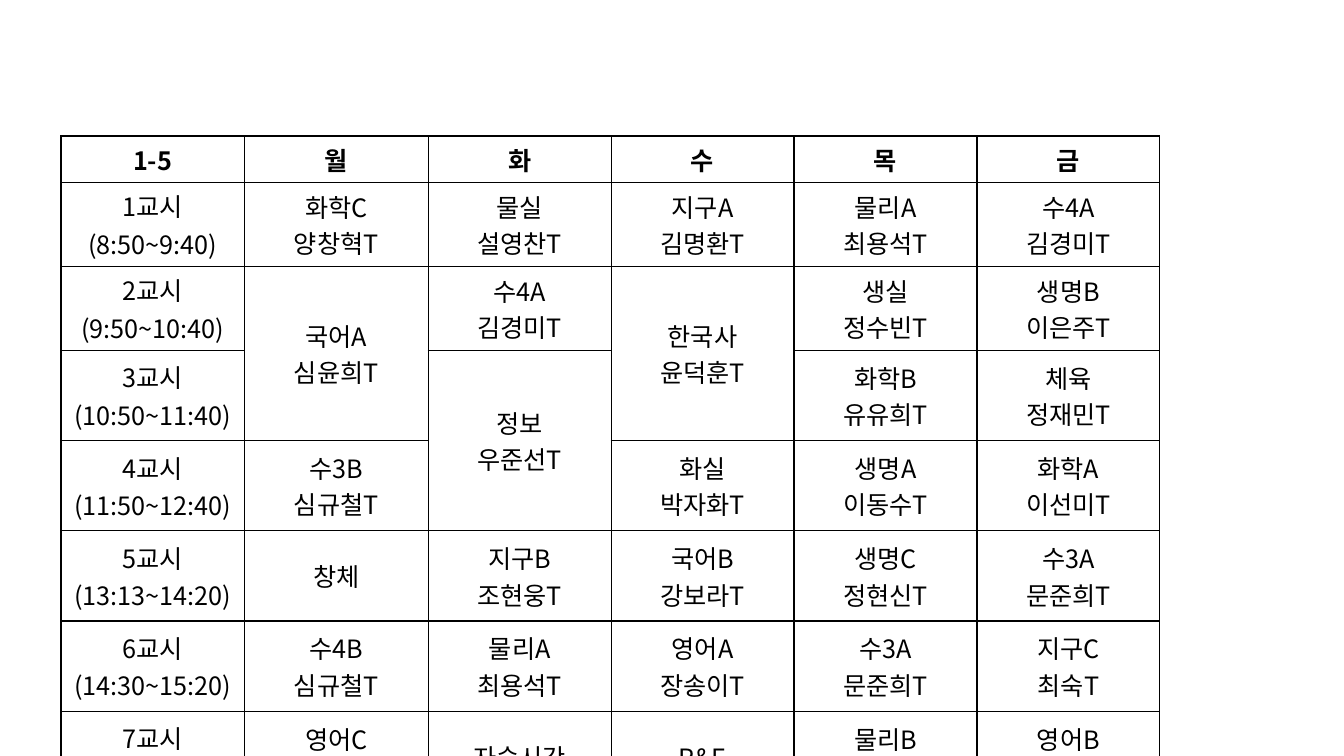
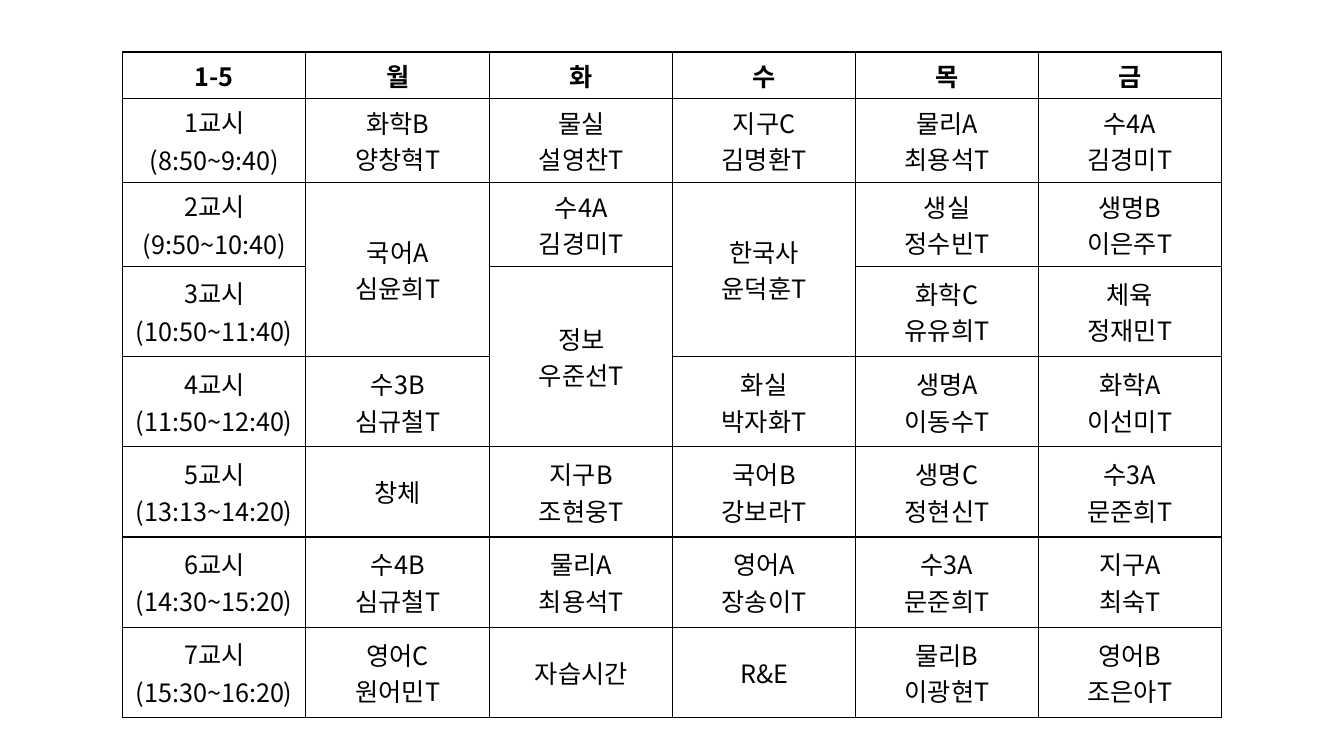
Before and after one commit to SaltCaramel/GSA2022RNE, a slide deck: slide 5 of Website/front/알앤이 시간표.pptx. Drawn at 1344x756 pixels with LibreOffice and Linux fonts; fonts in the diff are those of the drawing. Boxes give left, top, right and bottom in pixels: in the first picture for what was removed or moved away, otherwise in the second. Text is boxed around its words. In the diff, an @@ line names an element or a change of style, - is before the commit and + after.

```diff
--- a/Website/front/알앤이 시간표.pptx
+++ b/Website/front/알앤이 시간표.pptx
@@ table at <box>123,52,1220,711</box> @@
-row 2, column 2: 화학C / 양창혁T
+row 2, column 2: 화학B / 양창혁T
-row 2, column 4: 지구A / 김명환T
+row 2, column 4: 지구C / 김명환T
-row 4, column 5: 화학B / 유유희T
+row 4, column 5: 화학C / 유유희T
-row 7, column 6: 지구C / 최숙T
+row 7, column 6: 지구A / 최숙T
@@ table: place and size @@
-table at <box>62,136,1158,756</box>
+table at <box>123,52,1220,711</box>
```
Also in this commit, not shown: 5 other slides changed, 14 other files.
